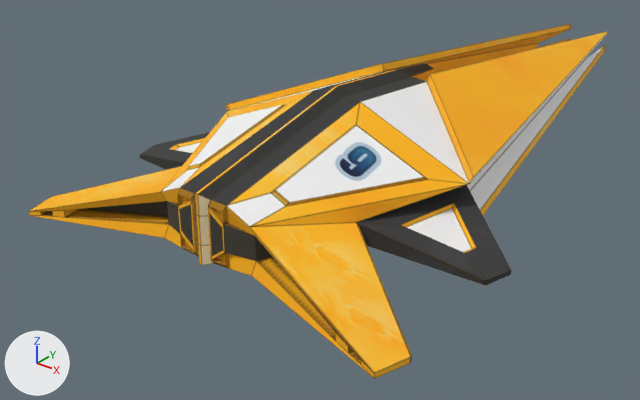
Two versions of the FBX model GameContent/Models/Ships/Omicron.fbx, one commit apart.
Rendered twice from a 50 mm camera at (0.0685, -0.1154, 0.0523) aimed at (-0.0106, -0.0166, -0.009). Lighting does not change. The marker at lower left points along +X, +Y and +Z. Where no turn or scale is listed for an object, it has been applied to the vertices.

Objects in the first picture: 'Omicron_High'.
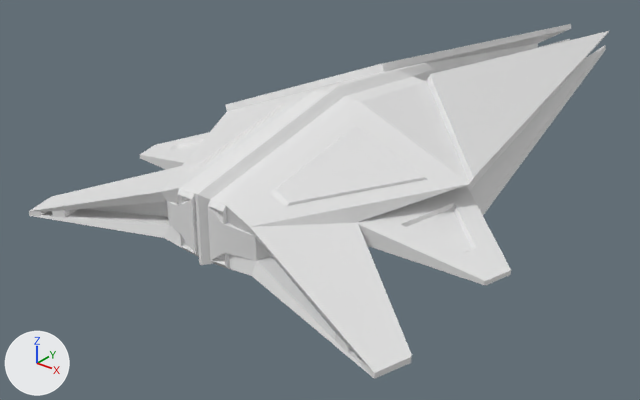
What differs and where, as boxes (x1, y1, x2, y2) in the pictures (640 x 400 px):
'Omicron_High', recoloured: (29, 24, 609, 379) in both

Patch to the scene script:
```diff
--- a/GameContent/Models/Ships/Omicron.fbx.py
+++ b/GameContent/Models/Ships/Omicron.fbx.py
@@ mat_pasted__hlslshader1 @@
+mat_pasted__hlslshader1 = principled_material('pasted__hlslShader1')
+mat_pasted__hlslshader1.base_color = (0.8, 0.8, 0.8)  # white #e7e7e7
@@ me_omicron_high_ncl1_1 @@
 me_omicron_high_ncl1_1.from_pydata(...)  # 192 vertices, 200 faces; spans x -0.0303..0.0303, y -0.0567..0.0581, z -0.0043..0.0147
-me_omicron_high_ncl1_1.materials.append(mat_blinn3)  # picture img_omicrontexture_png
+me_omicron_high_ncl1_1.materials.append(mat_pasted__hlslshader1)  # white #e7e7e7
```
